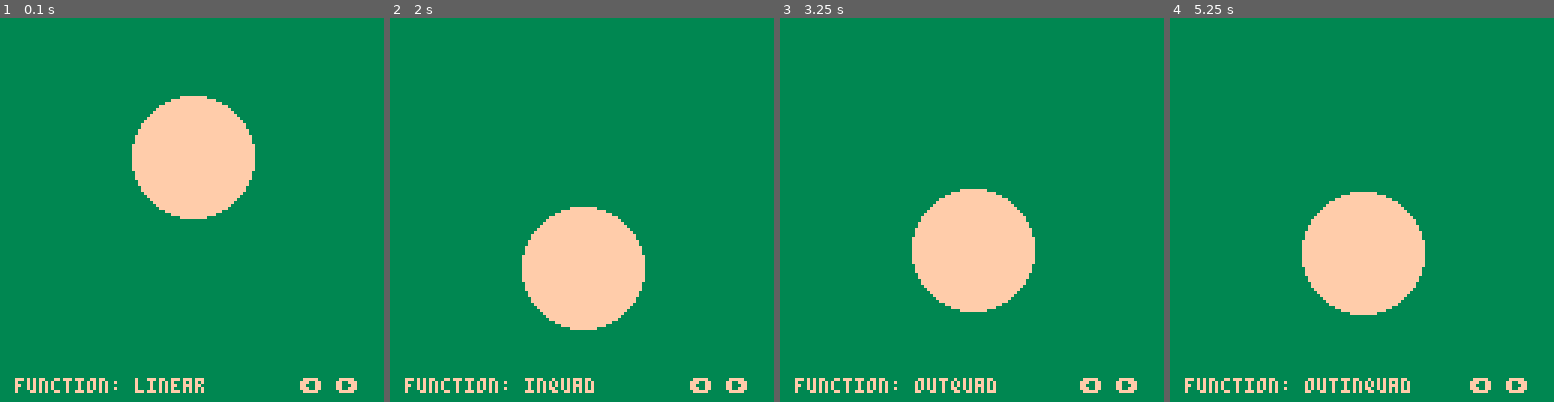
Above: before the commit, frames 1-4 (left to right).
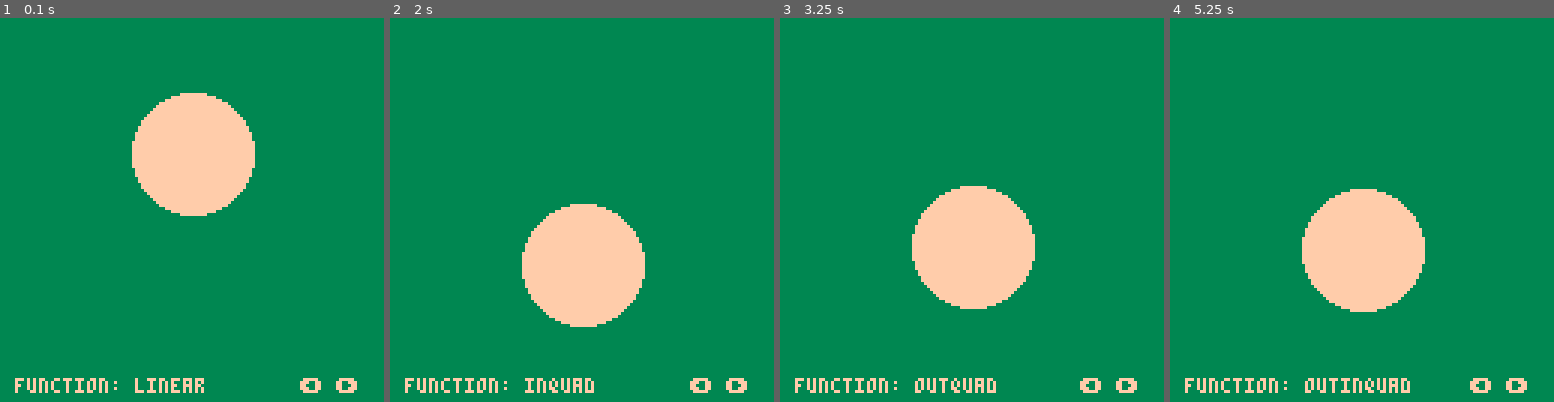
Above: after the commit, the same moments.

Repository: JoebRogers/PICO-Tween
Game: PICO-8 cartridge cart/pico-tween-demo.p8
The game is run twice, just before and just after one commit, with the same random seed, the same clock (stepped at 60 frames per second) and the same inputs.
Inputs:
- Up to frame 1 (0.1 s): no input
- Up to frame 2 (2 s): hold Right from 1.6 s (still down)
- Up to frame 3 (3.25 s): release Right at 2.1 s; hold Right 2.47-3.03 s; hold Left from 3.08 s (still down)
- Up to frame 4 (5.25 s): release Left at 3.58 s; hold Right 4.02-4.68 s; hold Left from 5.08 s (still down)

The runs differ from the first frame. In frame 1, 0.5% of the frame differs, in the area x 34-67%, y 19-53%; in frame 2, 0.5%; in frame 3, 0.5%; in frame 4, 0.5%.

Commit message:
Updated to 60fps

Diff:
--- a/cart/pico-tween-demo.p8
+++ b/cart/pico-tween-demo.p8
@@ -475,7 +475,7 @@
 local lasttime = time()
 local dt = 0
 
-function _update()
+function _update60()
   t = time()
   dt = t - lasttime
   lasttime = t
